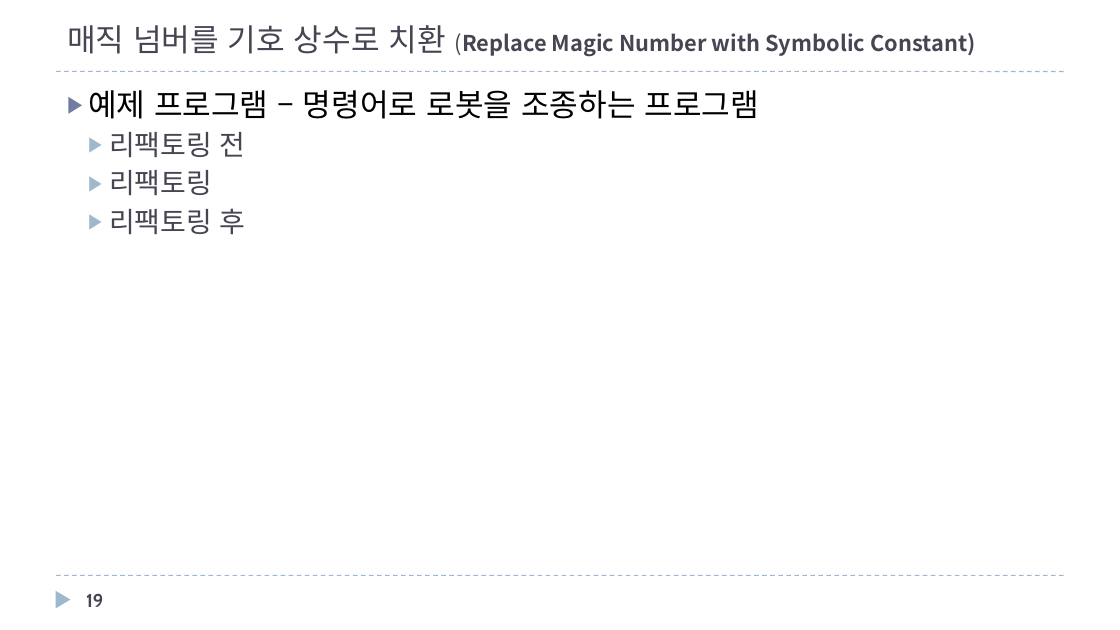
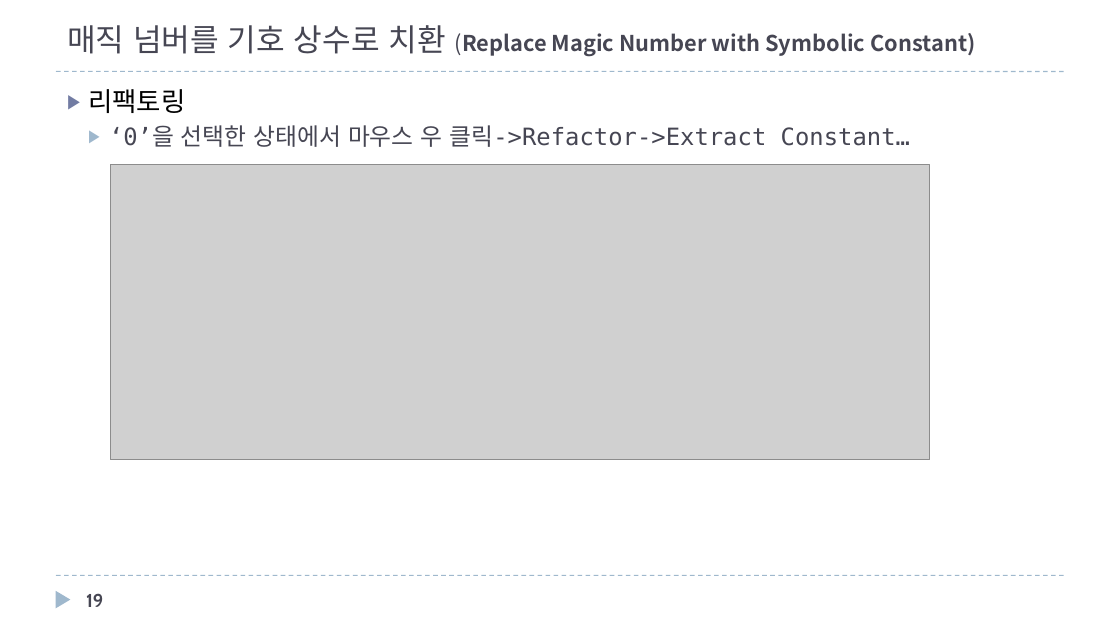
Before and after one commit to mkgungor/refactoring_java, a slide deck: slide 19 of ppt/자바로 배우는 리팩토링 입문.pptx. Drawn at 1120x630 pixels with LibreOffice and Linux fonts; fonts in the diff are those of the drawing; grey boxes stand for pictures. Boxes give left, top, right and bottom in pixels: in the first picture for what was removed or moved away, otherwise in the second. Text is boxed around its words. In the diff, an @@ line names an element or a change of style, - is before the commit and + after.

```diff
--- a/ppt/자바로 배우는 리팩토링 입문.pptx
+++ b/ppt/자바로 배우는 리팩토링 입문.pptx
@@ text at (88, 89, 185, 113): size 18 to 17 pt, text colour #464653 to #000000 in "리팩토링"; list level 2 to 1 in "리팩토링"; bullet colour #9FB8CD to #727CA3 @@
@@ text at (88, 90, 759, 157): paragraphs removed @@
-▶ 예제 프로그램 – 명령어로 로봇을 조종하는 프로그램
-  ▶ 리팩토링 전
@@ text at (109, 125, 910, 147): text changed; size 18 to 15.3 pt @@
-  ▶ 리팩토링 후
+  ▶ ‘0’을 선택한 상태에서 마우스 우 클릭->Refactor->Extract Constant…
@@ picture added at (110, 165, 930, 459) @@
```
Also in this commit, not shown: 6 other slides changed, 3 slides added, 1 other file.
